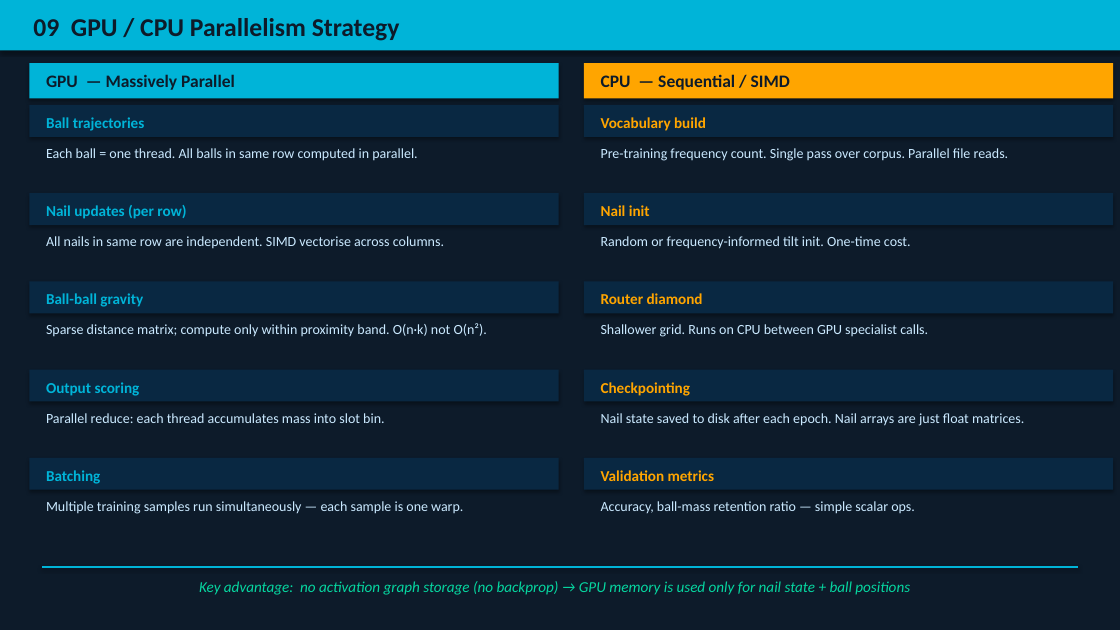
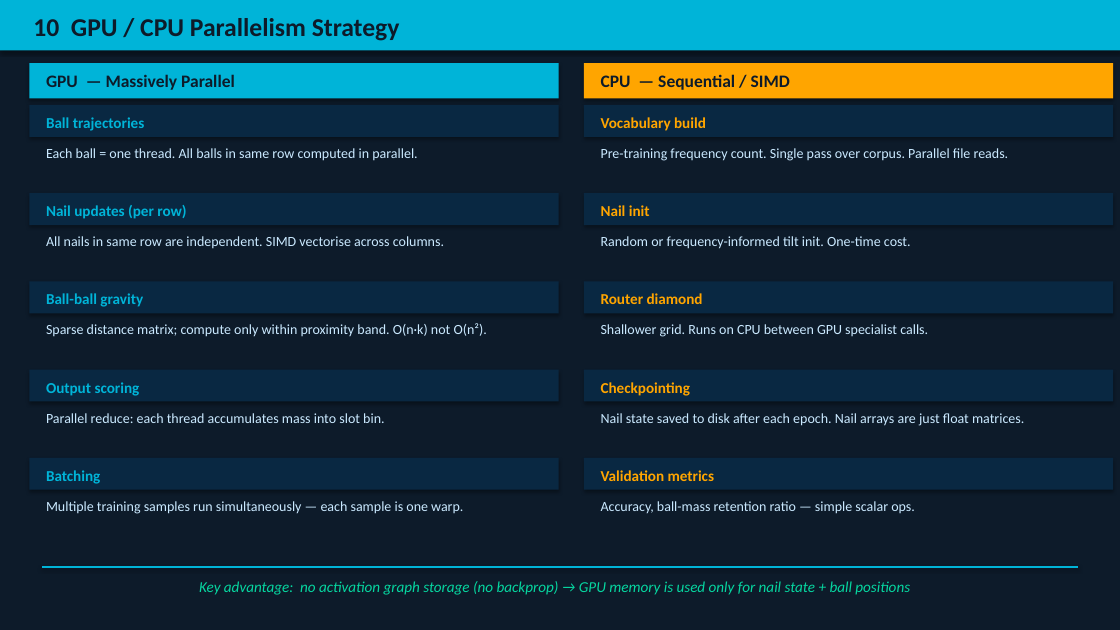
Before and after one commit to sppfizer/thinker, a slide deck: slide 11 of PRM-Design.pptx (slide 10 before the commit). Drawn at 1120x630 pixels with LibreOffice and Linux fonts; fonts in the diff are those of the drawing. Boxes give left, top, right and bottom in pixels: in the first picture for what was removed or moved away, otherwise in the second. Text is boxed around its words. In the diff, an @@ line names an element or a change of style, - is before the commit and + after.

```diff
--- a/PRM-Design.pptx
+++ b/PRM-Design.pptx
@@ text at (x1=33, y1=18, x2=400, y2=41): text changed @@
-09 GPU / CPU Parallelism Strategy
+10 GPU / CPU Parallelism Strategy
```
Also in this commit, not shown: 5 other slides changed, 1 slide added, 6 other files.
